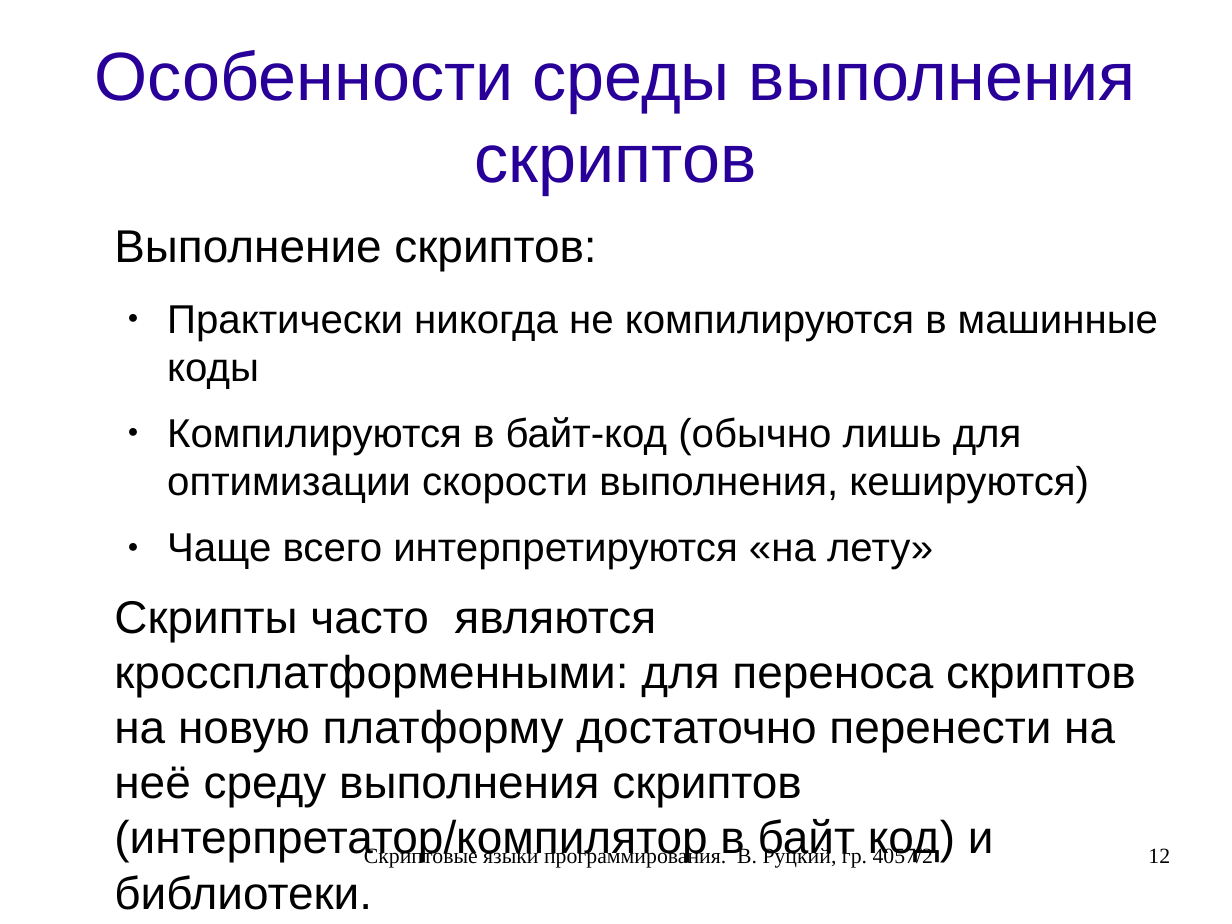
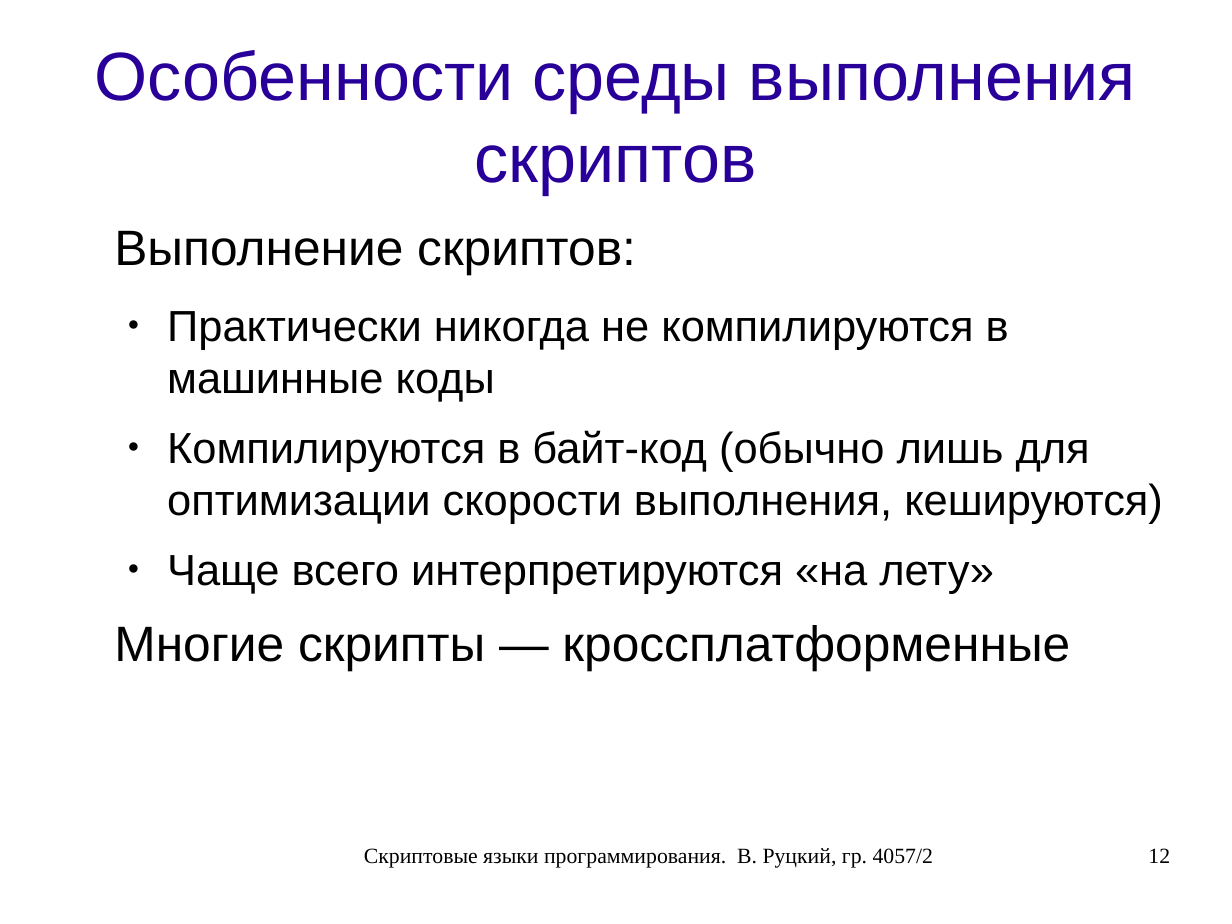
Before and after one commit to rutsky/semester07, a slide deck: slide 12 of Operation_systems/scripting_languages/40572_Rutsky_Scripting_languages.odp. Drawn at 1232x924 pixels with LibreOffice and Linux fonts; fonts in the diff are those of the drawing. Boxes give left, top, right and bottom in pixels: in the first picture for what was removed or moved away, otherwise in the second. Text is boxed around its words. In the diff, an @@ line names an element or a change of style, - is before the commit and + after.

```diff
--- a/Operation_systems/scripting_languages/40572_Rutsky_Scripting_languages.odp
+++ b/Operation_systems/scripting_languages/40572_Rutsky_Scripting_languages.odp
@@ text at (114, 230, 1163, 594): size 29.6 to 32 pt in "Выполнение скриптов:"; size 25.9 to 28 pt in "Практически никогда не компилируются в машинные коды", "Компилируются в байт-код (обычно лишь для оптимизации ...", "Чаще всего интерпретируются «на лету»" @@
@@ text at (114, 625, 1070, 670): text changed; size 29.6 to 32 pt @@
-Cкрипты часто являются кроссплатформенными: для переноса скриптов на новую платформу достаточно перенести на неё среду выполнения скриптов (интерпретатор/компилятор в байт код) и библиотеки.
+Многие скрипты — кроссплатформенные
```
Also in this commit, not shown: 5 other slides changed.
